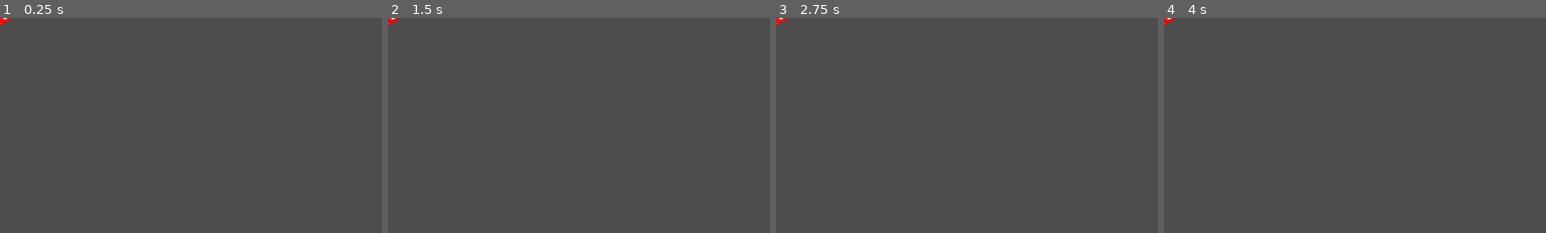
Above: before the commit, frames 1-4 (left to right).
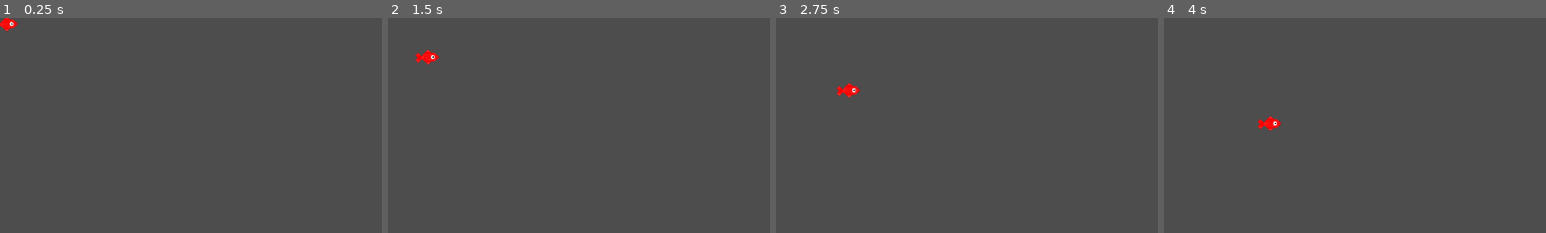
Above: after the commit, the same moments.

Repository: manspider-thatdev/fishing-game
Game: Godot game, scene res://scenes/fish.tscn
Same seed, same stepped clock (60 frames per second), same inputs: the game is played once before the commit and once after it. This scene is started directly instead of the project's main scene.
Inputs:
- Up to frame 1 (0.25 s): no input
- Up to frame 2 (1.5 s): hold D (right) 0.53-1.28 s; hold Space (space) 0.53-1.28 s; hold S (down) from 1.28 s (still down); tap Space (space) at 1.35 s
- Up to frame 3 (2.75 s): release S (down) at 2.03 s; hold D (right) from 2.03 s (still down); hold Space (space) from 2.03 s (still down)
- Up to frame 4 (4 s): release D (right) at 2.78 s; release Space (space) at 2.78 s; hold W (up) 2.78-3.53 s; tap Space (space) at 2.85 s; hold A (left) from 3.53 s (still down); hold Space (space) from 3.53 s (still down)
The pictures show only the part of the screen within x 0-50%, y 0-50%; the shares and areas given below are measured in that part.

The runs differ from the first frame. In frame 1, 0.2% of the frame differs, in the area x 0-5%, y 0-7%; in frame 2, 0.3%; in frame 3, 0.3%, in the area x 0-22%, y 0-37%; in frame 4, 0.3%.

Commit message:
A Taste of Fish Movement

Diff:
--- a/scenes/fish.tscn
+++ b/scenes/fish.tscn
@@ -13,10 +13,17 @@
 texture = ExtResource("1_lonme")
 offset = Vector2(-5, 16)
 
-[node name="LifespanT" type="Timer" parent="Sprite2D"]
-wait_time = 10.0
-
 [node name="CollisionShape2D" type="CollisionShape2D" parent="."]
 shape = SubResource("CircleShape2D_3hwkf")
 
-[connection signal="timeout" from="Sprite2D/LifespanT" to="." method="_on_lifespan_t_timeout"]
+[node name="TargetPos" type="Marker2D" parent="."]
+
+[node name="Timers" type="Node" parent="."]
+
+[node name="Lifespan" type="Timer" parent="Timers"]
+wait_time = 10.0
+
+[node name="Movement" type="Timer" parent="Timers"]
+
+[connection signal="timeout" from="Timers/Lifespan" to="." method="_on_lifespan_t_timeout"]
+[connection signal="timeout" from="Timers/Movement" to="." method="_on_move_t_timeout"]
--- a/scripts/fish.gd
+++ b/scripts/fish.gd
@@ -1,20 +1,50 @@
 extends Area2D
 
-@onready var life_timer: Timer = $Sprite2D/LifespanT
-@export var lifespan: float = 10.0
+var rng := RandomNumberGenerator.new()
+
+@onready var screensize: Vector2 = get_viewport().get_visible_rect().size
+@onready var life_timer: Timer = $Timers/Lifespan
+@onready var move_timer: Timer = $Timers/Movement
+@onready var move_target: Marker2D = $TargetPos
+
+@export var lifespan: float = 30.0
+@export var move_wait: float = 4.0
+@export var move_speed: float = 40.0
+var moving: bool = false
+# probably need to set-up a mini state-machine
+# to differentiate between setting random targets for wandering
+# and when the fish is interested in the bobber
 
 # Called when the node enters the scene tree for the first time.
 func _ready() -> void:
+	move_target.position.x = rng.randf_range(0.0, screensize.x)
+	move_target.position.y = rng.randf_range(0.0, screensize.y)
 	life_timer.start(lifespan)
+	move_timer.start(move_wait)
 	print(lifespan)
+	print(move_wait)
+	print(screensize)
 	pass # Replace with function body.
-
 
 # Called every frame. 'delta' is the elapsed time since the previous frame.
 func _process(delta: float) -> void:
 	pass
 
+func _physics_process(delta: float) -> void:
+	var velocity := delta * move_speed
+	position.x = move_toward(position.x, move_target.position.x, velocity)
+	position.y = move_toward(position.y, move_target.position.y, velocity)
+	pass
 
 func _on_lifespan_t_timeout() -> void:
 	queue_free()
-	print("Fish go bye-bye!")
+	print("Fish says bye-bye!")
+
+# probably better to eventually change this to a circular area
+# around the fish so it seems more natural, instead of just
+# targeting random points on the entire screen lol
+func _on_move_t_timeout() -> void:
+	move_target.position.x = rng.randf_range(0.0, screensize.x)
+	move_target.position.y = rng.randf_range(0.0, screensize.y)
+	print("Fish wants to move to:")
+	print(move_target.position)
